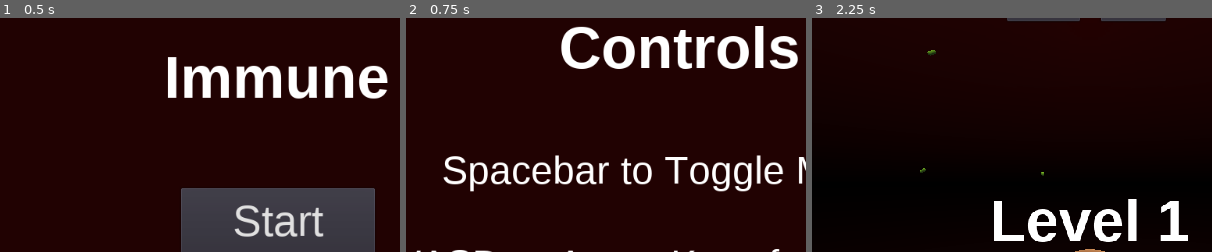
Above: before the commit, frames 1-3 (left to right).
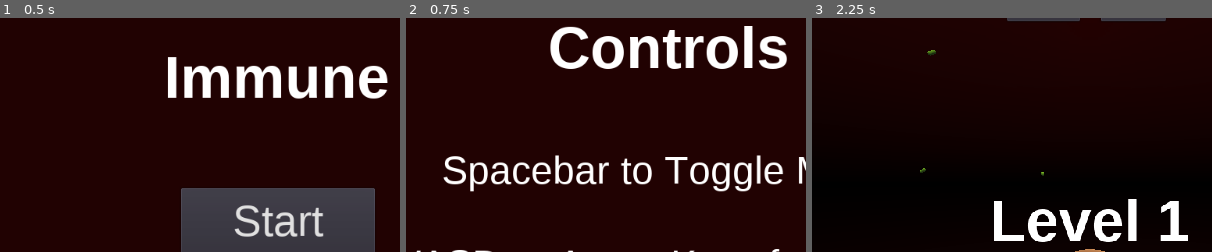
Above: after the commit, the same moments.

Repository: Denendaden/immune-game
Game: Godot game, scene res://Scenes/MainMenu.tscn
The game is run twice, just before and just after one commit, with the same random seed, the same clock (stepped at 60 frames per second) and the same inputs.
Inputs:
- Up to frame 1 (0.5 s): no input
- Up to frame 2 (0.75 s): click "Controls" at 0.5 s
- Up to frame 3 (2.25 s): click "Back" at 1.25 s; click "Start" at 2 s
The pictures show only the part of the screen within x 15-65%, y 7-57%; the shares and areas given below are measured in that part.

Frame 1 is identical in both runs. In frame 2, 7.1% of the frame differs, in the area x 36-98%, y 3-22%; in frame 3, nothing differs.

Commit message:
Uploaded new HTML (+minor change)
- position of "controls" title updated

Diff:
--- a/Scenes/Controls.tscn
+++ b/Scenes/Controls.tscn
@@ -36,8 +36,8 @@
 anchor_top = 0.06
 anchor_right = 0.344
 anchor_bottom = 0.06
-margin_left = -0.255981
-margin_right = 308.744
+margin_left = -14.256
+margin_right = 294.744
 margin_bottom = 84.0
 theme = SubResource( 6 )
 text = "Controls"
Not shown, removed: ImmuneHTML/ImmuneGame.apple-touch-icon.png.import
Not shown, removed: ImmuneHTML/ImmuneGame.icon.png.import
Not shown, removed: ImmuneHTML/ImmuneGame.png.import
Not shown, changed: ImmuneHTML.zip
Not shown, changed: ImmuneHTML/ImmuneGame.js
Not shown, changed: ImmuneHTML/ImmuneGame.pck
Not shown, changed: ImmuneHTML/ImmuneGame.wasm
Not shown, changed: ImmuneHTML/index.html
